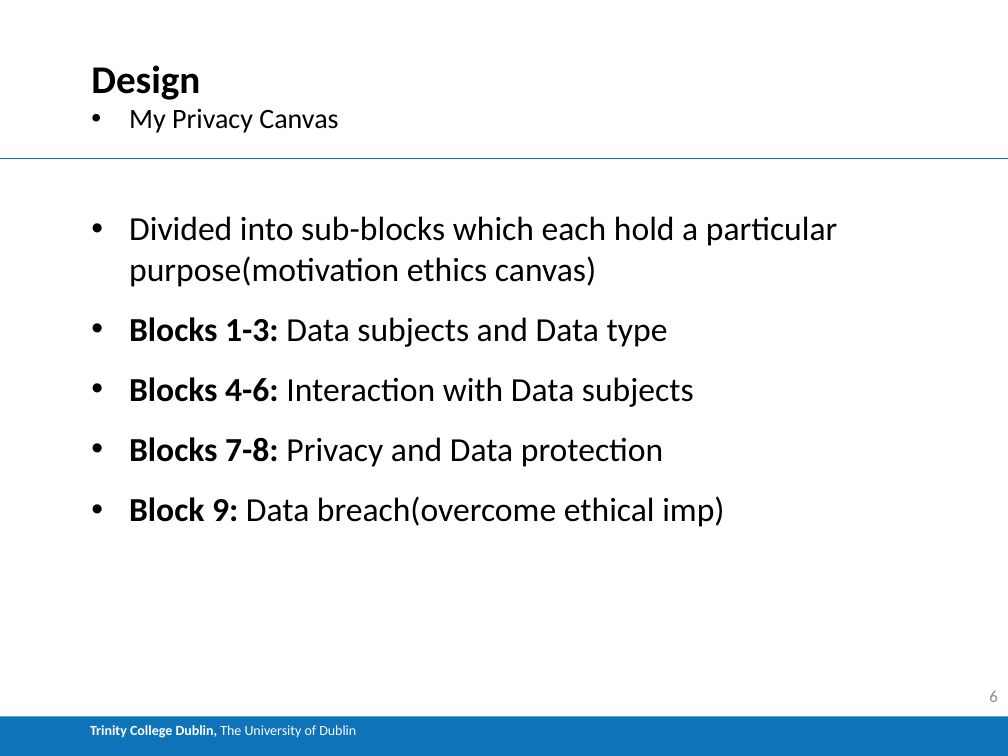
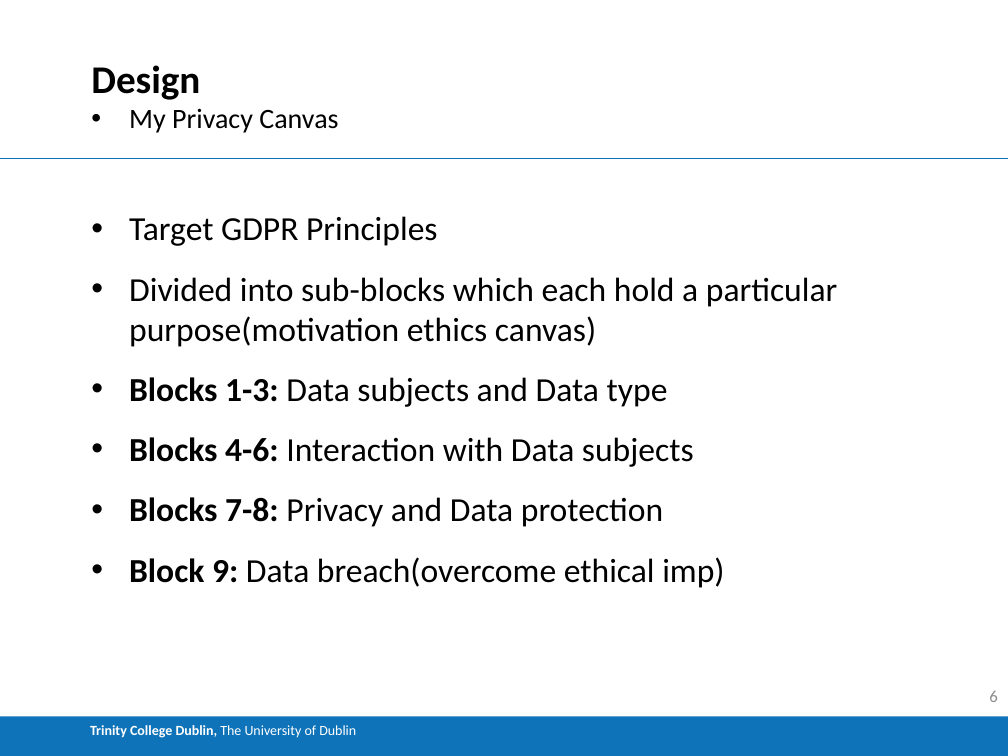
Before and after one commit to Buckley258/FYP, a slide deck: slide 6 of FYP_Demo.pptx. Drawn at 1008x756 pixels with LibreOffice and Linux fonts; fonts in the diff are those of the drawing. Boxes give left, top, right and bottom in pixels: in the first picture for what was removed or moved away, otherwise in the second. Text is boxed around its words. In the diff, an @@ line names an element or a change of style, - is before the commit and + after.

```diff
--- a/FYP_Demo.pptx
+++ b/FYP_Demo.pptx
@@ text at (129,216,437,246): paragraph added @@
+• Target GDPR Principles
```
Also in this commit, not shown: 5 other slides changed, 12 other files.
